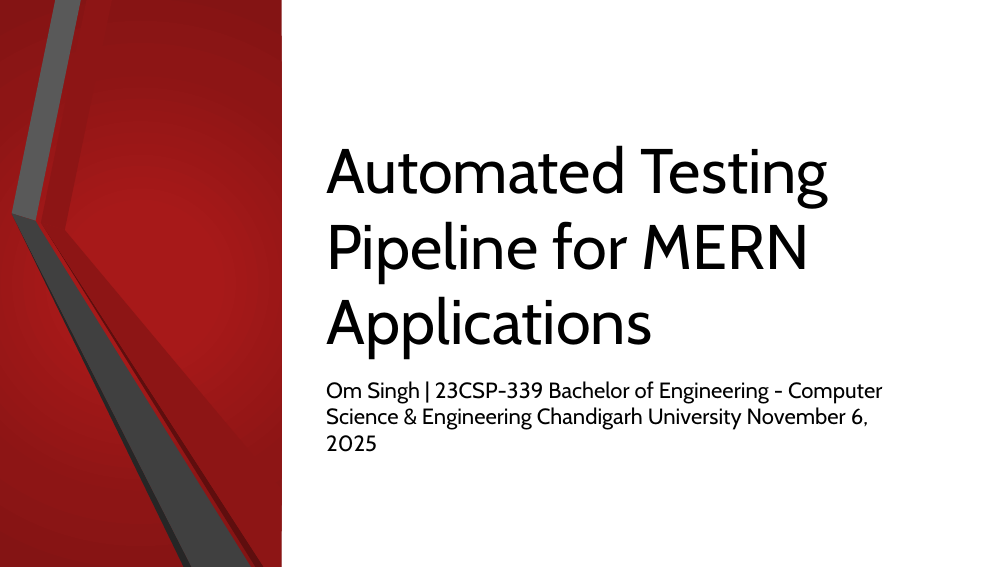
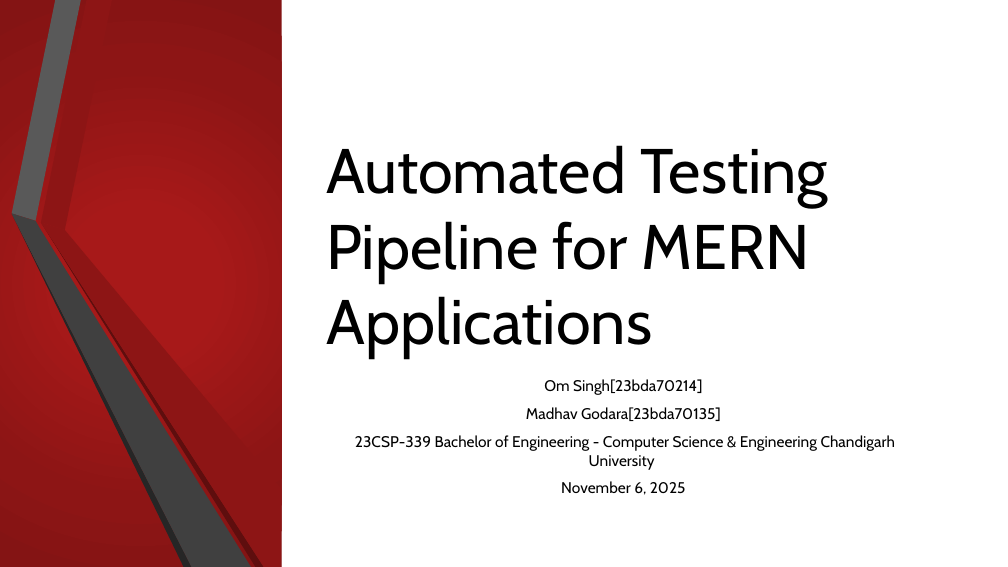
Before and after one commit to Om36/Full-Stack, a slide deck: slide 1 of Capstone Project/Automated_Testing_Pipeline_Presentation.pptx. Drawn at 1008x567 pixels with LibreOffice and Linux fonts; fonts in the diff are those of the drawing; background and template pictures are left out. Boxes give left, top, right and bottom in pixels: in the first picture for what was removed or moved away, otherwise in the second. Text is boxed around its words. In the diff, an @@ line names an element or a change of style, - is before the commit and + after.

```diff
--- a/Capstone Project/Automated_Testing_Pipeline_Presentation.pptx
+++ b/Capstone Project/Automated_Testing_Pipeline_Presentation.pptx
@@ subtitle at box(355, 379, 895, 495): text changed; size 21 to 14.7 pt @@
-Om Singh | 23CSP-339 Bachelor of Engineering - Computer Science & Engineering Chandigarh University November 6, 2025
+Om Singh[23bda70214]
+Madhav Godara[23bda70135]
+23CSP-339 Bachelor of Engineering - Computer Science & Engineering Chandigarh University
+November 6, 2025
```
Also in this commit, not shown: 17 other slides changed, 1 other file.
